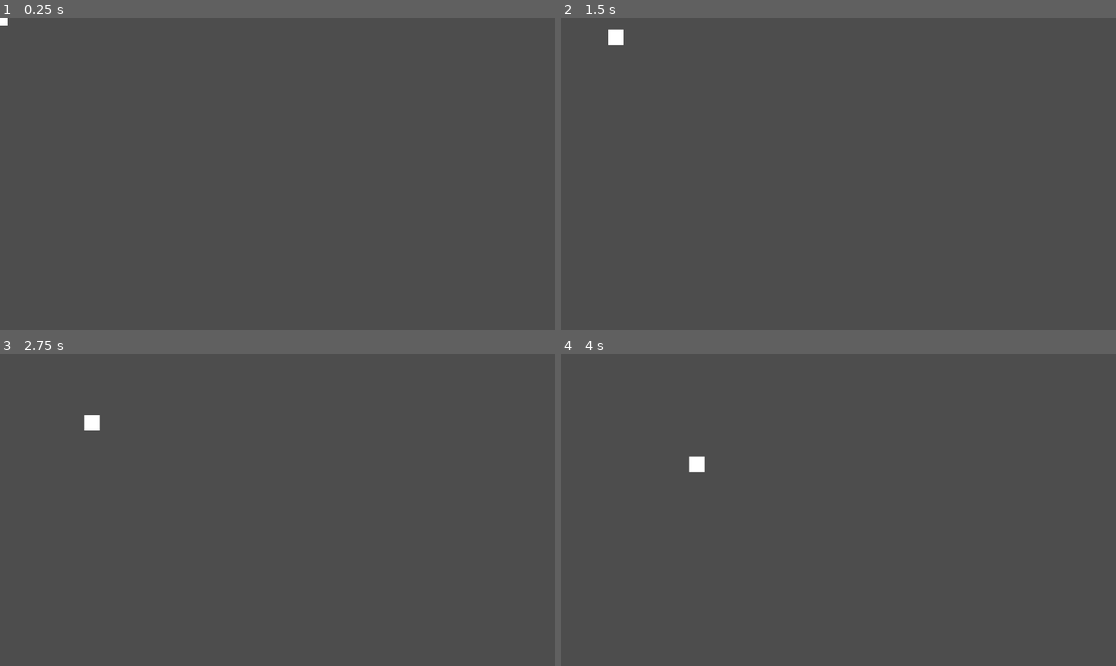
Above: before the commit, frames 1-4 (two rows, left to right).
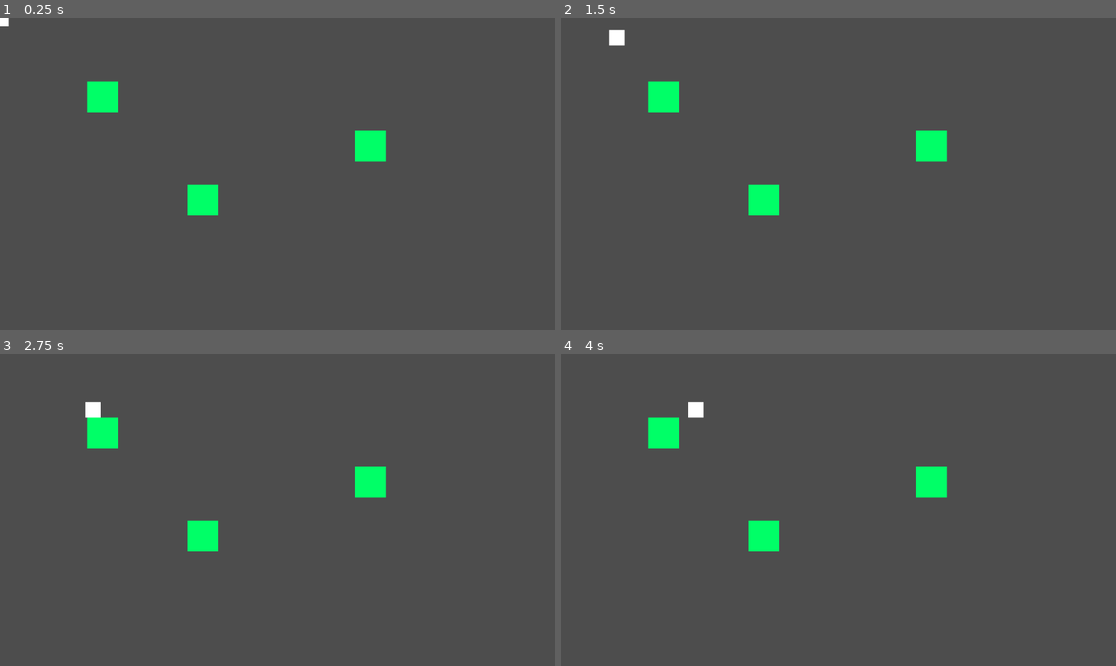
Above: after the commit, the same moments.

Repository: DiegoHommer/Day_In_The_Life_of_a_Slime
Game: Godot game, scene res://main.tscn
The game is run twice, just before and just after one commit, with the same random seed, the same clock (stepped at 60 frames per second) and the same inputs.
Inputs (mouse positions are in pixels of both pictures, inside the frame that each line leads up to):
- Up to frame 1 (0.25 s): no input
- Up to frame 2 (1.5 s): tap Enter at 0.5 s; move the mouse to (960, 158) at 0.52 s; move the mouse to (727, 189) at 1.27 s
- Up to frame 3 (2.75 s): tap Space at 2 s; move the mouse to (333, 441) at 2.02 s
- Up to frame 4 (4 s): move the mouse to (810, 572) at 2.77 s; move the mouse to (1005, 556) at 3.52 s

The runs differ from the first frame. In frame 1, 1.7% of the frame differs, in the area x 0-70%, y 0-64%; in frame 2, 1.7%; in frame 3, 1.8%; in frame 4, 2.0%, in the area x 15-70%, y 15-64%.

Commit message:
Adicionando árvores e colisão

Diff:
--- a/main.tscn
+++ b/main.tscn
@@ -1,7 +1,28 @@
-[gd_scene load_steps=2 format=3 uid="uid://qavyqjmdvphh"]
+[gd_scene load_steps=4 format=3 uid="uid://c1m8shg88v0qt"]
 
 [ext_resource type="PackedScene" uid="uid://d3imt2s6ikkdj" path="res://pc.tscn" id="1_gekrl"]
+[ext_resource type="PackedScene" uid="uid://j6yhilxiw5aj" path="res://enemy.tscn" id="3_14bhi"]
+[ext_resource type="PackedScene" uid="uid://7mmbb1qa3p7p" path="res://tree.tscn" id="4_w12li"]
 
 [node name="Node2D" type="Node2D"]
 
-[node name="CharacterBody2D" parent="." instance=ExtResource("1_gekrl")]
+[node name="Background" type="TextureRect" parent="."]
+offset_right = 1154.0
+offset_bottom = 644.0
+size_flags_horizontal = 0
+
+[node name="PC" parent="." instance=ExtResource("1_gekrl")]
+position = Vector2(2, 1)
+
+[node name="Enemy" parent="." instance=ExtResource("3_14bhi")]
+
+[node name="Trees" type="Node" parent="."]
+
+[node name="Tree" parent="Trees" instance=ExtResource("4_w12li")]
+position = Vector2(213, 164)
+
+[node name="Tree2" parent="Trees" instance=ExtResource("4_w12li")]
+position = Vector2(421, 378)
+
+[node name="Tree3" parent="Trees" instance=ExtResource("4_w12li")]
+position = Vector2(769, 266)
--- a/node_2d.tscn
+++ /dev/null
@@ -1,17 +0,0 @@
-[gd_scene load_steps=4 format=3 uid="uid://w8eui5kv5bud"]
-
-[ext_resource type="Texture2D" uid="uid://iaowgtf01m3j" path="res://icon.svg" id="1_v8v5q"]
-[ext_resource type="PackedScene" uid="uid://d3imt2s6ikkdj" path="res://pc.tscn" id="2_nq14h"]
-[ext_resource type="PackedScene" uid="uid://j6yhilxiw5aj" path="res://enemy.tscn" id="3_2pkwg"]
-
-[node name="Node2D" type="Node2D"]
-
-[node name="Background" type="TextureRect" parent="."]
-offset_right = 1154.0
-offset_bottom = 644.0
-size_flags_horizontal = 0
-texture = ExtResource("1_v8v5q")
-
-[node name="PC" parent="." instance=ExtResource("2_nq14h")]
-
-[node name="Enemy" parent="." instance=ExtResource("3_2pkwg")]
--- a/pc.tscn
+++ b/pc.tscn
@@ -1,6 +1,9 @@
-[gd_scene load_steps=2 format=3 uid="uid://d3imt2s6ikkdj"]
+[gd_scene load_steps=3 format=3 uid="uid://d3imt2s6ikkdj"]
 
 [ext_resource type="Script" path="res://pc.gd" id="1_rbhyv"]
+
+[sub_resource type="RectangleShape2D" id="RectangleShape2D_odcxp"]
+size = Vector2(32, 32)
 
 [node name="CharacterBody2D" type="CharacterBody2D"]
 script = ExtResource("1_rbhyv")
@@ -8,6 +11,7 @@
 [node name="Hitbox" type="CollisionShape2D" parent="."]
 
 [node name="Collision" type="CollisionShape2D" parent="."]
+shape = SubResource("RectangleShape2D_odcxp")
 
 [node name="AnimatedSprite2D" type="AnimatedSprite2D" parent="."]
 
--- /dev/null
+++ b/tree.tscn
@@ -0,0 +1,17 @@
+[gd_scene load_steps=2 format=3 uid="uid://7mmbb1qa3p7p"]
+
+[sub_resource type="RectangleShape2D" id="RectangleShape2D_ewfwh"]
+size = Vector2(64, 64)
+
+[node name="Tree" type="StaticBody2D"]
+
+[node name="Sprite2D" type="Sprite2D" parent="."]
+
+[node name="Collision" type="CollisionShape2D" parent="."]
+shape = SubResource("RectangleShape2D_ewfwh")
+
+[node name="Polygon2D" type="Polygon2D" parent="."]
+position = Vector2(5.96046e-08, 5.96046e-08)
+scale = Vector2(2, 2)
+color = Color(0, 1, 0.407843, 1)
+polygon = PackedVector2Array(-16, -16, 16, -16, 16, 16, -16, 16)
